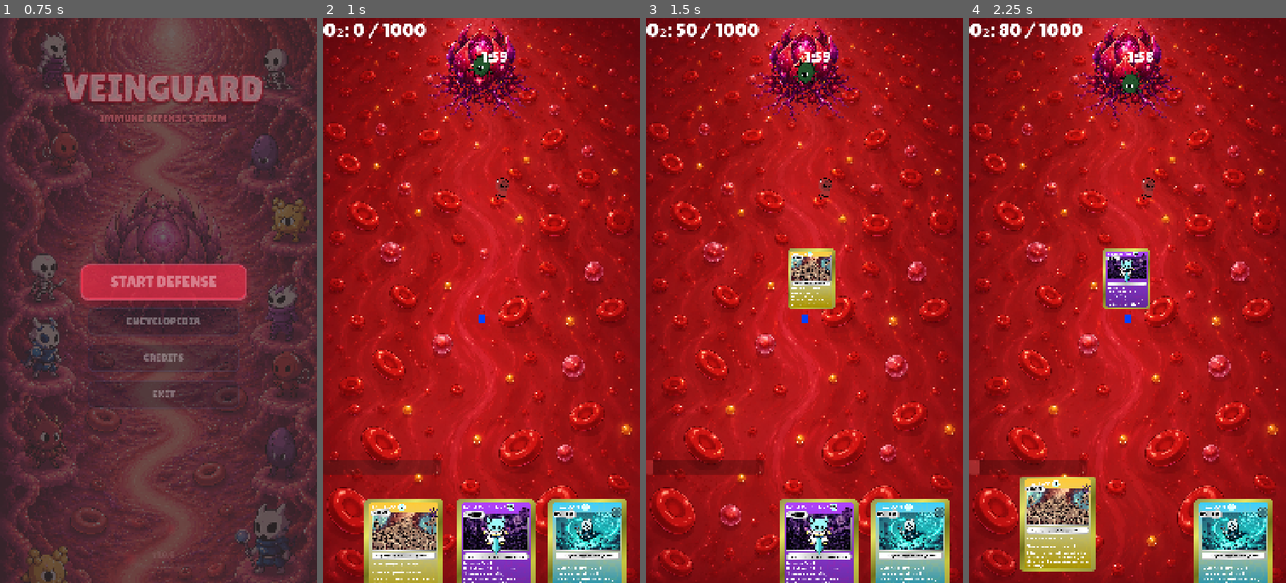
Above: before the commit, frames 1-4 (left to right).
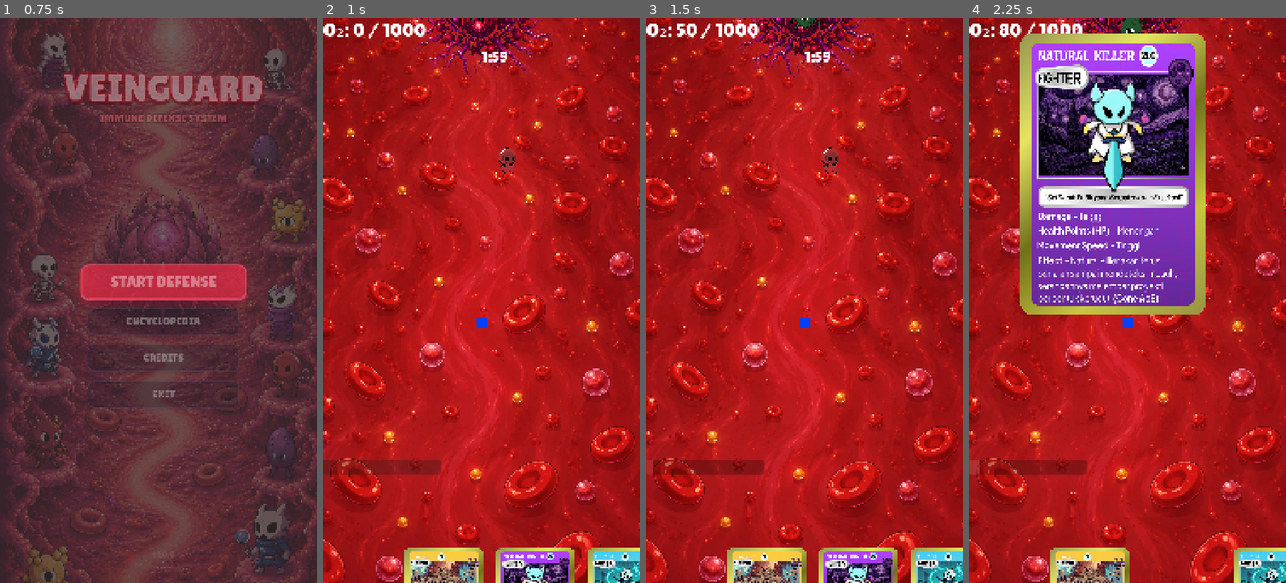
Above: after the commit, the same moments.

Repository: viPipar/veinguard
Game: Godot game, scene res://core/ui/MainMenu.tscn
Same seed, same stepped clock (60 frames per second), same inputs: the game is played once before the commit and once after it.
Inputs (mouse positions are in pixels of both pictures, inside the frame that each line leads up to):
- Up to frame 1 (0.75 s): click "START DEFENSE" at 0.5 s
- Up to frame 2 (1 s): no input
- Up to frame 3 (1.5 s): click (725, 549) at 1.27 s
- Up to frame 4 (2.25 s): click (1140, 549) at 2.02 s

Frame 1 is identical in both runs. In frame 2, 45% of the frame differs, in the area x 0-100%, y 0-100%; in frame 3, 45%; in frame 4, 62%.

Commit message:
comat dev

Diff:
--- a/veinguard/core/ui/CardInspectOverlay.gd
+++ /dev/null
@@ -1,200 +0,0 @@
-# CardInspectOverlay.gd
-# Overlay penuh layar untuk inspect detail kartu.
-# Dibuat secara programatik (tanpa .tscn).
-# Fitur: tampil animasi fade-in, tombol Tutup (merah) & Balik (hijau),
-#        animasi flip scaleX saat tombol Balik ditekan.
-
-class_name CardInspectOverlay
-extends Control
-
-# ── State ─────────────────────────────────────────────────────────────────
-var _showing_front : bool      = true
-var _front_tex     : Texture2D = null
-var _back_tex      : Texture2D = null
-var _stats         : UnitStats = null
-var _font          : FontFile  = load("res://assets/ui/Font/LilitaOne-Regular.ttf")
-
-# ── Node refs (diisi di _build_ui) ────────────────────────────────────────
-var _card_display  : TextureRect
-var _name_label    : Label
-var _stats_label   : Label
-var _desc_label    : Label
-var _btn_close     : Button
-var _btn_flip      : Button
-
-
-func _ready() -> void:
-	# Overlay menutupi seluruh layar; berada di atas elemen CanvasLayer lain
-	set_anchors_and_offsets_preset(Control.PRESET_FULL_RECT)
-	mouse_filter = Control.MOUSE_FILTER_STOP
-	hide()
-	_build_ui()
-
-
-# ── Bangun seluruh UI secara programatik ─────────────────────────────────
-func _build_ui() -> void:
-	# --- Background gelap semi-transparan ---
-	var dim := ColorRect.new()
-	dim.color       = Color(0.0, 0.02, 0.08, 0.88)
-	dim.mouse_filter = Control.MOUSE_FILTER_STOP
-	dim.set_anchors_and_offsets_preset(Control.PRESET_FULL_RECT)
-	add_child(dim)
-
-	# --- Tampilan Kartu (besar, di tengah) ---
-	_card_display = TextureRect.new()
-	_card_display.expand_mode   = TextureRect.EXPAND_FIT_HEIGHT_PROPORTIONAL
-	_card_display.stretch_mode  = TextureRect.STRETCH_KEEP_ASPECT_CENTERED
-	_card_display.position      = Vector2(240.0, 180.0)
-	_card_display.size          = Vector2(600.0, 900.0)
-	_card_display.pivot_offset  = Vector2(300.0, 450.0)  # pusat untuk animasi flip
-	add_child(_card_display)
-
-	# --- Panel info stats di bawah kartu ---
-	var panel := Panel.new()
-	panel.position = Vector2(60.0, 1115.0)
-	panel.size     = Vector2(960.0, 370.0)
-	var sb_panel   := _make_panel_stylebox()
-	panel.add_theme_stylebox_override("panel", sb_panel)
-	add_child(panel)
-
-	var vbox := VBoxContainer.new()
-	vbox.position = Vector2(20.0, 18.0)
-	vbox.size     = Vector2(920.0, 334.0)
-	vbox.add_theme_constant_override("separation", 14)
-	panel.add_child(vbox)
-
-	_name_label = Label.new()
-	_name_label.horizontal_alignment = HORIZONTAL_ALIGNMENT_CENTER
-	_name_label.add_theme_font_override("font", _font)
-	_name_label.add_theme_font_size_override("font_size", 60)
-	_name_label.add_theme_color_override("font_color", Color(0.92, 0.97, 1.0))
-	vbox.add_child(_name_label)
-
-	_stats_label = Label.new()
-	_stats_label.horizontal_alignment = HORIZONTAL_ALIGNMENT_CENTER
-	_stats_label.add_theme_font_override("font", _font)
-	_stats_label.add_theme_font_size_override("font_size", 38)
-	_stats_label.add_theme_color_override("font_color", Color(0.65, 0.88, 1.0))
-	vbox.add_child(_stats_label)
-
-	_desc_label = Label.new()
-	_desc_label.horizontal_alignment = HORIZONTAL_ALIGNMENT_CENTER
-	_desc_label.autowrap_mode        = TextServer.AUTOWRAP_WORD_SMART
-	_desc_label.add_theme_font_override("font", _font)
-	_desc_label.add_theme_font_size_override("font_size", 30)
-	_desc_label.add_theme_color_override("font_color", Color(0.78, 0.88, 0.96))
-	vbox.add_child(_desc_label)
-
-	# --- Tombol TUTUP (kiri atas, merah) ---
-	_btn_close          = _make_button("✕  Tutup", Color(0.72, 0.07, 0.07))
-	_btn_close.position = Vector2(24.0, 40.0)
-	_btn_close.size     = Vector2(220.0, 88.0)
-	add_child(_btn_close)
-	_btn_close.pressed.connect(close)
-
-	# --- Tombol BALIK (kanan atas, hijau) ---
-	_btn_flip          = _make_button("↺  Balik", Color(0.07, 0.58, 0.18))
-	_btn_flip.position = Vector2(836.0, 40.0)
-	_btn_flip.size     = Vector2(220.0, 88.0)
-	add_child(_btn_flip)
-	_btn_flip.pressed.connect(_on_flip_pressed)
-
-
-# ── Helper: buat StyleBox panel ───────────────────────────────────────────
-func _make_panel_stylebox() -> StyleBoxFlat:
-	var sb         := StyleBoxFlat.new()
-	sb.bg_color     = Color(0.04, 0.08, 0.16, 0.93)
-	sb.border_color = Color(0.25, 0.55, 1.0, 0.55)
-	for side in [SIDE_LEFT, SIDE_RIGHT, SIDE_TOP, SIDE_BOTTOM]:
-		sb.set_border_width(side, 2)
-	sb.corner_radius_top_left     = 22
-	sb.corner_radius_top_right    = 22
-	sb.corner_radius_bottom_left  = 22
-	sb.corner_radius_bottom_right = 22
-	return sb
-
-
-# ── Helper: buat Button bergaya ───────────────────────────────────────────
-func _make_button(btn_text: String, color: Color) -> Button:
-	var btn  := Button.new()
-	btn.text  = btn_text
-
-	var sb_n := _rounded_box(color)
-	var sb_h := _rounded_box(color.lightened(0.18))
-	var sb_p := _rounded_box(color.darkened(0.22))
-
-	btn.add_theme_font_override("font", _font)
-	btn.add_theme_stylebox_override("normal",  sb_n)
-	btn.add_theme_stylebox_override("hover",   sb_h)
-	btn.add_theme_stylebox_override("pressed", sb_p)
-	btn.add_theme_color_override("font_color", Color.WHITE)
-	btn.add_theme_font_size_override("font_size", 38)
-	return btn
-
-
-func _rounded_box(color: Color, radius: int = 18) -> StyleBoxFlat:
-	var sb := StyleBoxFlat.new()
-	sb.bg_color                   = color
-	sb.corner_radius_top_left     = radius
-	sb.corner_radius_top_right    = radius
-	sb.corner_radius_bottom_left  = radius
-	sb.corner_radius_bottom_right = radius
-	return sb
-
-
-# ── API Publik ────────────────────────────────────────────────────────────
-
-## Buka overlay dengan data kartu
-func open(stats: UnitStats, front_tex: Texture2D, back_tex: Texture2D) -> void:
-	_stats         = stats
-	_front_tex     = front_tex
-	_back_tex      = back_tex if back_tex else front_tex
-	_showing_front = true
-
-	# Terapkan data ke UI
-	_card_display.texture = _front_tex
-	_card_display.scale   = Vector2(1.0, 1.0)
-
-	_name_label.text  = stats.unit_name
-	_stats_label.text = "❤ %d HP   ⚔ %.0f DMG   💧 %d Cost" % \
-		[int(stats.max_hp), stats.damage, stats.cost]
-
-	if stats.description.is_empty():
-		_desc_label.visible = false
-	else:
-		_desc_label.visible = true
-		_desc_label.text    = stats.description
-
-	# Animasi masuk (fade-in)
-	modulate.a = 0.0
-	show()
-	var tween := create_tween()
-	tween.tween_property(self, "modulate:a", 1.0, 0.22)
-
-
-## Tutup overlay dengan animasi fade-out
-func close() -> void:
-	var tween := create_tween()
-	tween.tween_property(self, "modulate:a", 0.0, 0.16)
-	await tween.finished
-	hide()
-
-
-# ── Animasi Flip Kartu (scaleX: 1→0→1) ────────────────────────────────────
-func _on_flip_pressed() -> void:
-	_showing_front = not _showing_front
-	var new_tex := _front_tex if _showing_front else _back_tex
-
-	_btn_flip.disabled = true   # cegah double-press saat animasi
-
-	var tween := create_tween()
-	# Fase 1: perkecil scaleX ke 0 (lipat ke dalam)
-	tween.tween_property(_card_display, "scale:x", 0.0, 0.16) \
-		.set_ease(Tween.EASE_IN).set_trans(Tween.TRANS_QUAD)
-	# Ganti texture di titik "tertutup"
-	tween.tween_callback(func(): _card_display.texture = new_tex)
-	# Fase 2: buka scaleX kembali ke 1
-	tween.tween_property(_card_display, "scale:x", 1.0, 0.16) \
-		.set_ease(Tween.EASE_OUT).set_trans(Tween.TRANS_QUAD)
-	# Re-enable tombol setelah animasi selesai
-	tween.tween_callback(func(): _btn_flip.disabled = false)
--- a/veinguard/core/ui/HandManager.gd
+++ b/veinguard/core/ui/HandManager.gd
@@ -60,7 +60,6 @@
 var _pool               : Array        = []   # Array of {scene, stats, front_tex, back_tex}
 var _slots              : Array        = []   # 3 UnitCard nodes
 var _hand_indices       : Array        = [-1, -1, -1]  # index pool untuk tiap slot
-var _inspect_overlay    : CardInspectOverlay = null
 
 
 func _ready() -> void:
@@ -68,7 +67,6 @@
 	layer = 2   # Render di atas HUD (layer 1) tapi di bawah GameOver (layer 10)
 
 	_load_pool()
-	_create_inspect_overlay()
 	_create_card_slots()
 	_init_hand()
 
@@ -93,14 +91,7 @@
 	return null
 
 
-# ── Buat inspect overlay ──────────────────────────────────────────────────
-func _create_inspect_overlay() -> void:
-	_inspect_overlay      = CardInspectOverlay.new()
-	_inspect_overlay.name = "CardInspectOverlay"
-	add_child(_inspect_overlay)
-
-
-# ── Buat 3 slot kartu ─────────────────────────────────────────────────────
+# ── Buat 3 slot kartu ──────────────────────────────────────────────────────────
 func _create_card_slots() -> void:
 	for i in 3:
 		var card          := UnitCard.new()
@@ -108,7 +99,6 @@
 		card.scale         = CARD_SCALE
 		card.position      = Vector2(SLOT_X[i], CARD_Y)
 		add_child(card)   # _ready() kartu dipanggil di sini
-		card.card_inspect_requested.connect(_on_inspect_requested)
 		_slots.append(card)
 
 
@@ -169,14 +159,3 @@
 
 	if animate:
 		card.play_draw_animation()   # Fire-and-forget coroutine
-
-
-# ── Inspect overlay ───────────────────────────────────────────────────────
-func _on_inspect_requested(card: UnitCard) -> void:
-	var slot_idx : int = _slots.find(card)
-	if slot_idx == -1 or _hand_indices[slot_idx] == -1:
-		return
-
-	var data : Dictionary = _pool[_hand_indices[slot_idx]]
-	if card.unit_stats:
-		_inspect_overlay.open(card.unit_stats, data.front_tex, data.back_tex)
--- a/veinguard/core/ui/UnitCard.gd
+++ b/veinguard/core/ui/UnitCard.gd
@@ -12,12 +12,16 @@
 
 # ── Signals ───────────────────────────────────────────────────────────────
 signal card_toggled(card_node: UnitCard, is_selected: bool)
-signal card_inspect_requested(card_node: UnitCard)
 
 # ── State ─────────────────────────────────────────────────────────────────
 var is_focused    := false
 var base_scale    := Vector2.ONE
 var base_pos      := Vector2.ZERO
+
+var _is_flipped       := false
+var _is_swiping       := false
+var _was_swiped       := false
+var _swipe_start_pos  := Vector2.ZERO
 
 # Posisi & skala saat kartu dipilih (tengah layar)
 var _center_pos   := Vector2(200.0, 600.0)
@@ -34,26 +38,77 @@
 
 # Hitung posisi & skala tengah layar berdasarkan ukuran texture aktif
 func _recompute_center() -> void:
-	_center_scale = Vector2(0.32, 0.32)
 	var vp := get_viewport_rect().size
 	if texture_normal:
-		var tw := texture_normal.get_width()  * _center_scale.x
-		var th := texture_normal.get_height() * _center_scale.y
-		_center_pos = Vector2((vp.x - tw) * 0.5, (vp.y - th) * 0.5)
+		var tw := texture_normal.get_width()
+		var th := texture_normal.get_height()
+		# Paksa ukuran jadi 600x900 agar sama dengan inspect
+		_center_scale = Vector2(600.0 / tw, 900.0 / th)
+		var actual_w := tw * _center_scale.x
+		var actual_h := th * _center_scale.y
+		# Posisikan agak ke atas (-200 dari tengah)
+		_center_pos = Vector2((vp.x - actual_w) * 0.5, (vp.y - actual_h) * 0.5 - 200.0)
+
+		# Set pivot di tengah agar saat flip (scale x mengecil) titik tengahnya tetap
+		pivot_offset = size / 2.0
 	else:
-		_center_pos = Vector2(200.0, 600.0)
+		_center_scale = Vector2(0.6, 0.6)
+		_center_pos = Vector2(200.0, 400.0)
+		pivot_offset = size / 2.0
 
 
 # ── Input ─────────────────────────────────────────────────────────────────
 func _gui_input(event: InputEvent) -> void:
-	# Klik kanan atau long-press (android) → buka inspect
-	if event is InputEventMouseButton:
-		if event.button_index == MOUSE_BUTTON_RIGHT and event.pressed:
-			accept_event()
-			card_inspect_requested.emit(self)
+	if not is_focused:
+		return
+
+	# Klik kanan untuk flip
+	if event is InputEventMouseButton and event.button_index == MOUSE_BUTTON_RIGHT and event.pressed:
+		accept_event()
+		_flip_card()
+		return
+
+	# Swipe detection (Mouse atau Touch)
+	if event is InputEventMouseButton and event.button_index == MOUSE_BUTTON_LEFT:
+		if event.pressed:
+			_swipe_start_pos = event.position
+			_is_swiping = true
+			_was_swiped = false
+		else:
+			_is_swiping = false
+
+	elif event is InputEventScreenTouch:
+		if event.pressed:
+			_swipe_start_pos = event.position
+			_is_swiping = true
+			_was_swiped = false
+		else:
+			_is_swiping = false
+
+	elif event is InputEventMouseMotion or event is InputEventScreenDrag:
+		if _is_swiping:
+			var diff = event.position.x - _swipe_start_pos.x
+			if abs(diff) > 40.0: # Threshold swipe
+				_is_swiping = false
+				_was_swiped = true
+				_flip_card()
+
+
+func _flip_card() -> void:
+	var tween = create_tween()
+	tween.tween_property(self, "scale:x", 0.0, 0.15).set_ease(Tween.EASE_IN).set_trans(Tween.TRANS_QUAD)
+	tween.tween_callback(func():
+		_is_flipped = not _is_flipped
+		texture_normal = _back_tex if _is_flipped else _front_tex
+	)
+	tween.tween_property(self, "scale:x", _center_scale.x, 0.15).set_ease(Tween.EASE_OUT).set_trans(Tween.TRANS_QUAD)
 
 
 func _on_pressed() -> void:
+	if _was_swiped:
+		_was_swiped = false
+		return # Abaikan klik karena ini adalah hasil dari swipe
+
 	if is_focused:
 		# Klik kartu yang sudah di tengah → batal pilih
 		set_focus(false)
@@ -68,6 +123,11 @@
 # ── Focus: kartu terbang ke tengah layar ─────────────────────────────────
 func set_focus(focused: bool) -> void:
 	is_focused = focused
+
+	if not is_focused and _is_flipped:
+		_is_flipped = false
+		texture_normal = _front_tex
+
 	var tween := create_tween().set_parallel(true)
 	if is_focused:
 		tween.tween_property(self, "position", _center_pos, 0.30) \
--- a/veinguard/core/unit_base.gd
+++ b/veinguard/core/unit_base.gd
@@ -118,10 +118,21 @@
 	# Balik warna normal
 	tween.tween_callback(func(): sprite.modulate = Color.WHITE)
 
+var _is_dying : bool = false
+
 func _process_die(_delta: float) -> void:
-	if sprite and sprite.sprite_frames and sprite.sprite_frames.has_animation("die"):
-		sprite.play("die")
-	await get_tree().create_timer(0.5).timeout
+	if _is_dying:
+		return
+	_is_dying = true
+	if sprite:
+		# Stop current animation if any
+		sprite.stop()
+		var tween := create_tween()
+		# Perlahan berubah putih dan fade out
+		tween.tween_property(sprite, "modulate", Color(10, 10, 10, 0), 0.5)
+		await tween.finished
+	else:
+		await get_tree().create_timer(0.5).timeout
 	queue_free()
 
 func launch_projectile(vel: Vector2) -> void:
--- a/veinguard/main.tscn
+++ b/veinguard/main.tscn
@@ -18,6 +18,7 @@
 script = ExtResource("1_main")
 
 [node name="MapBackground" type="Sprite2D" parent="."]
+z_index = -10
 position = Vector2(536, 954)
 scale = Vector2(1.1525, 1.15431)
 texture = ExtResource("7_272bh")
@@ -26,6 +27,7 @@
 
 [node name="Camera2D" type="Camera2D" parent="."]
 position = Vector2(540, 960)
+zoom = Vector2(1.25, 1.25)
 
 [node name="Lane" parent="." instance=ExtResource("1_c2ibq")]
 
--- a/veinguard/units/enemies/bacteria/Streptococcus_pneumoniae/Bacteria.gd
+++ b/veinguard/units/enemies/bacteria/Streptococcus_pneumoniae/Bacteria.gd
@@ -54,10 +54,7 @@
 		if is_instance_valid(current_target):
 			current_target.take_damage(stats.damage)
 
-func _process_die(_delta: float) -> void:
-	if sprite: sprite.play("die")
-	await get_tree().create_timer(0.5).timeout
-	queue_free()
+
 
 
 func _pick_nearest_target() -> void:
--- a/veinguard/units/player/Makrofag/Makrofag.gd
+++ b/veinguard/units/player/Makrofag/Makrofag.gd
@@ -125,16 +125,6 @@
 	_chew_timer = 0.0
 
 
-func _process_die(_delta: float) -> void:
-	if sprite:
-		sprite.scale = Vector2(1.0, 1.0)
-		sprite.modulate = Color.WHITE
-		if sprite.sprite_frames.has_animation("die"):
-			sprite.play("die")
-			if not sprite.animation_finished.is_connected(queue_free):
-				sprite.animation_finished.connect(queue_free)
-			return
-	queue_free()
 
 
 func _pick_nearest_target() -> void:
--- a/veinguard/units/player/eosinofil/EosinofilCloud.tscn
+++ b/veinguard/units/player/eosinofil/EosinofilCloud.tscn
@@ -7,6 +7,7 @@
 radius = 25.0
 
 [node name="EosinofilCloud" type="Area2D"]
+z_index = -1
 collision_mask = 2
 script = ExtResource("1_xa0lu")
 
--- a/veinguard/units/player/eosinofil/EosinofilProjectile.gd
+++ b/veinguard/units/player/eosinofil/EosinofilProjectile.gd
@@ -64,8 +64,10 @@
 
 
 func _on_body_entered(body: Node2D) -> void:
-	# Jika menabrak musuh, langsung meledak
+	# Jika menabrak musuh, berikan damage langsung lalu meledak (spawn cloud)
 	if body.is_in_group("enemies"):
+		if body.has_method("take_damage") and _eo_stats:
+			body.take_damage(_eo_stats.damage)
 		_explode()
 
 
--- a/veinguard/units/player/eosinofil/EosinofilProjectile.tscn
+++ b/veinguard/units/player/eosinofil/EosinofilProjectile.tscn
@@ -8,6 +8,7 @@
 radius = 25.0
 
 [node name="EosinofilProjectile" type="Area2D"]
+z_index = -1
 collision_mask = 2
 script = ExtResource("1_ja5ko")
 cloud_scene = ExtResource("2_353d2")
--- a/veinguard/units/player/eritrosit/Eritrosit.gd
+++ b/veinguard/units/player/eritrosit/Eritrosit.gd
@@ -82,8 +82,7 @@
 		_carried_oxygen.drop_back(global_position)
 		_carried_oxygen = null
 	oxygen_label.visible = false
-	await get_tree().create_timer(0.5).timeout
-	queue_free()
+	super(_delta)
 
 
 func _on_oxygen_detected(area: Area2D) -> void:
--- a/veinguard/units/player/killer_t/KillerT.gd
+++ b/veinguard/units/player/killer_t/KillerT.gd
@@ -157,11 +157,6 @@
 	_pick_nearest_target()
 
 
-func _process_die(_delta: float) -> void:
-	if sprite.sprite_frames.has_animation("die"):
-		sprite.play("die")
-	if not sprite.animation_finished.is_connected(queue_free):
-		sprite.animation_finished.connect(queue_free)
 
 
 func _pick_nearest_target() -> void:
--- a/veinguard/units/player/natural_killer/NKiller.gd
+++ b/veinguard/units/player/natural_killer/NKiller.gd
@@ -76,10 +76,6 @@
 		current_target.take_damage(stats.damage)
 
 
-func _process_die(_delta: float) -> void:
-	sprite.play("die")
-	if not sprite.animation_finished.is_connected(queue_free):
-		sprite.animation_finished.connect(queue_free)
 
 
 func _pick_nearest_target() -> void:
--- a/veinguard/units/player/trombosit/Trombosit.gd
+++ b/veinguard/units/player/trombosit/Trombosit.gd
@@ -127,9 +127,3 @@
 # Kalau ada musuh di jalan — Trombosit mengabaikannya, tidak membalas, dan tetap fokus ke base
 func _on_body_entered(_body: Node2D) -> void:
 	pass
-
-
-func _process_die(_delta: float) -> void:
-	if sprite: sprite.play("die")
-	await get_tree().create_timer(0.5).timeout
-	queue_free()
